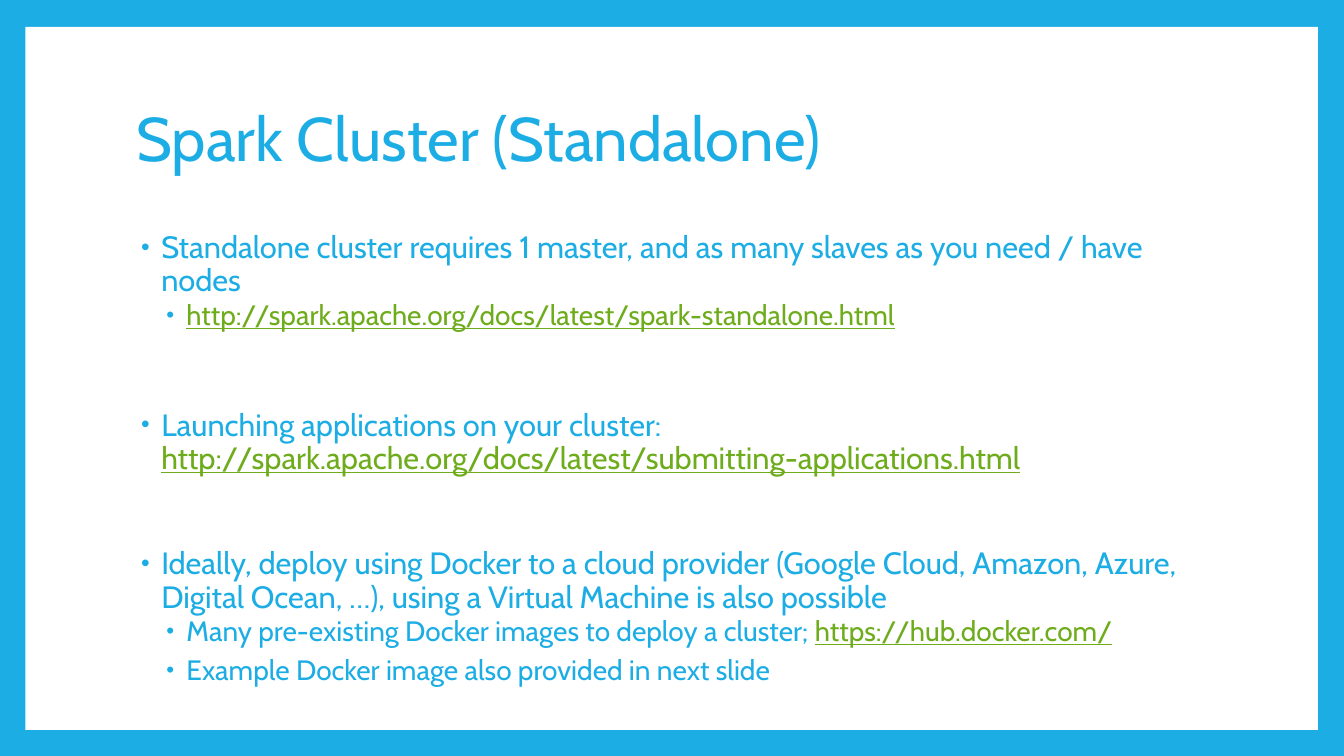
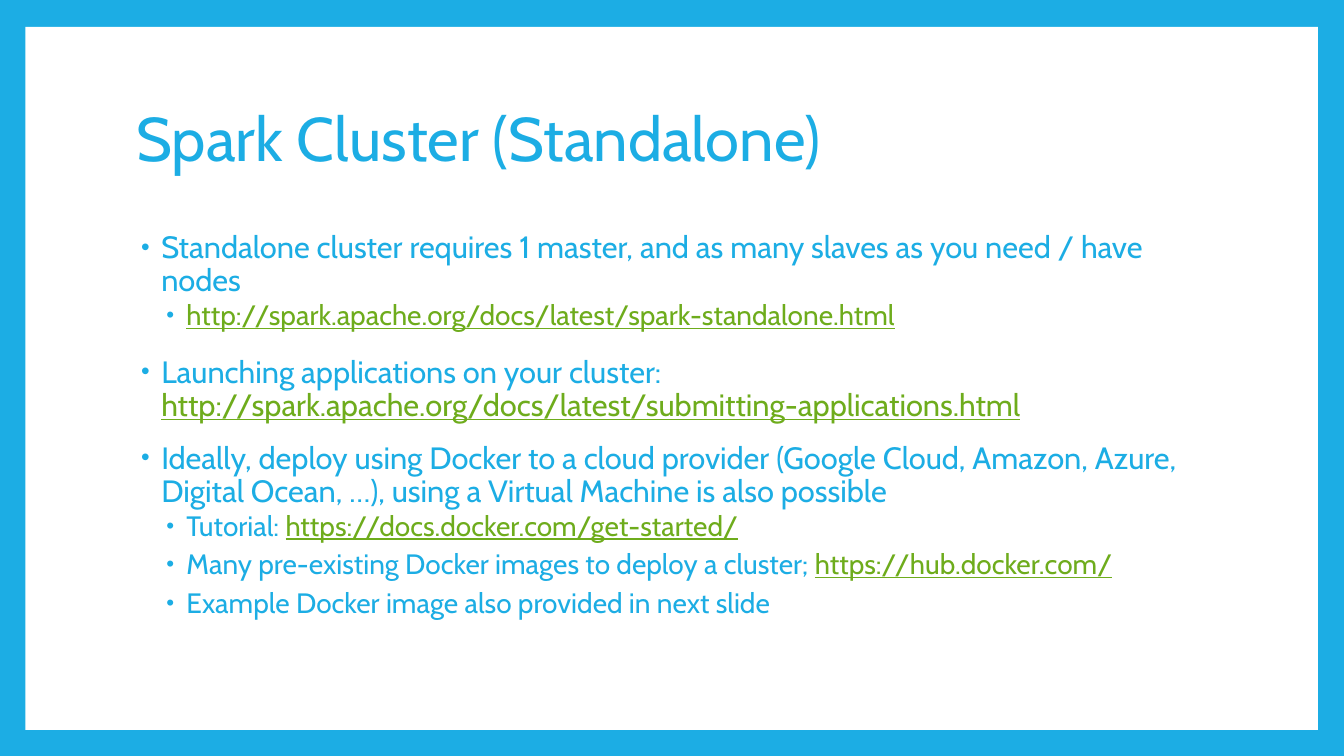
Before and after one commit to BrianSetz/spark-bootcamp, a slide deck: slide 11 of slides/Apache Spark Bootcamp.pptx. Drawn at 1344x756 pixels with LibreOffice and Linux fonts; fonts in the diff are those of the drawing. Boxes give left, top, right and bottom in pixels: in the first picture for what was removed or moved away, otherwise in the second. Text is boxed around its words. In the diff, an @@ line names an element or a change of style, - is before the commit and + after.

```diff
--- a/slides/Apache Spark Bootcamp.pptx
+++ b/slides/Apache Spark Bootcamp.pptx
@@ text at box(186, 515, 738, 542): paragraph added @@
+  • Tutorial: https://docs.docker.com/get-started/
```
Also in this commit, not shown: 6 other slides changed, 1 slide added, 1 other file.
